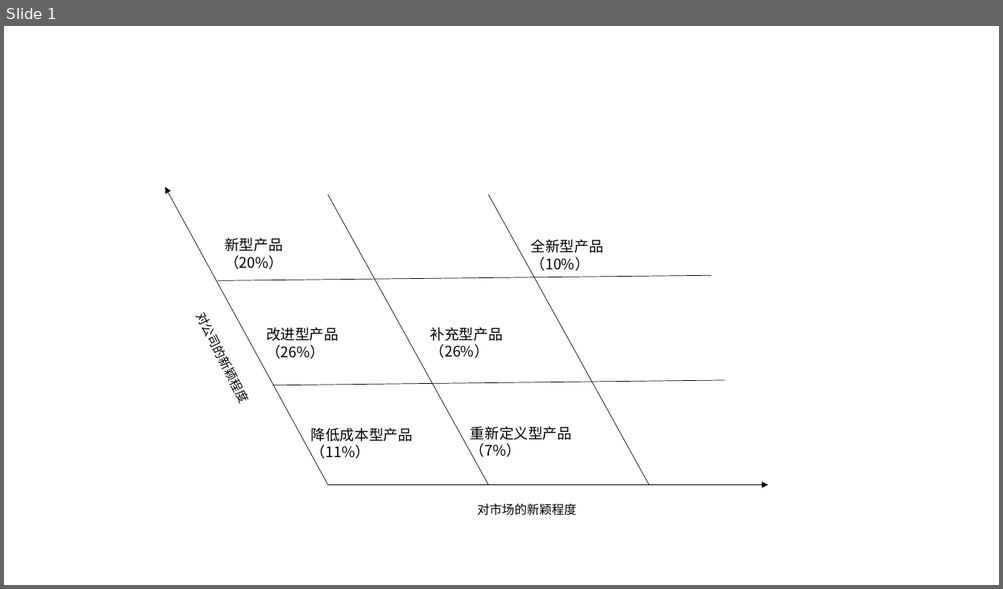
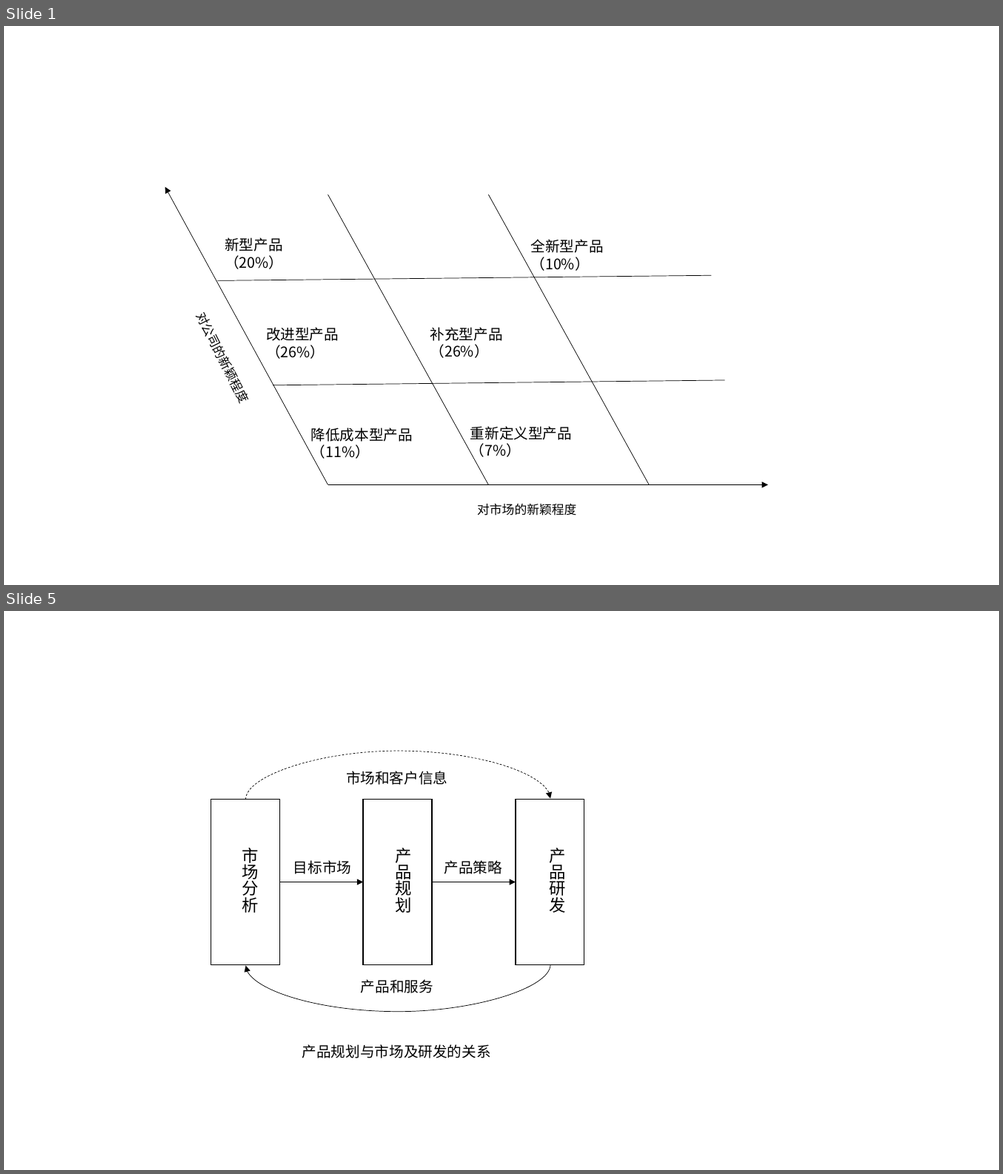
Before and after one commit to MarioYoung/lunwen, a slide deck: 图例集合.pptx. Shown one above the other, each under a label of ours: slide 1 before the commit, slides 1 and 5 after it; the slides between them are not shown. The pictures are 1003x589 and 1003x1174 pixels, drawn with LibreOffice and Linux fonts; fonts in the diff are those of the drawing. Boxes give left, top, right and bottom in pixels: in the first picture for what was removed or moved away, otherwise in the second. Text is boxed around its words. In the diff, an @@ line names an element or a change of style, - is before the commit and + after.

```diff
--- a/图例集合.pptx
+++ b/图例集合.pptx
@@ slide 5 added at [4,611,999,1170], background #FFFFFF @@
@@ curved arrow added from (246, 800) to (550, 799), #000000 0.5 pt dashed @@
@@ text added at [346,771,447,785], 14 pt, text #000000 @@
+市场和客户信息
@@ group added at [210,799,583,965]: 5 texts, 3 rectangles, 2 arrows @@
+市场分析
+产品规划
+产品研发
+目标市场
+产品策略
@@ curved arrow added from (550, 965) to (246, 966), #000000 0.5 pt @@
@@ text added at [361,980,433,994], 14 pt, text #000000 @@
+产品和服务
@@ text added at [302,1045,491,1059], 14 pt, text #000000 @@
+产品规划与市场及研发的关系
```
Also in this commit, not shown: 7 other slides added, 31 other files.
